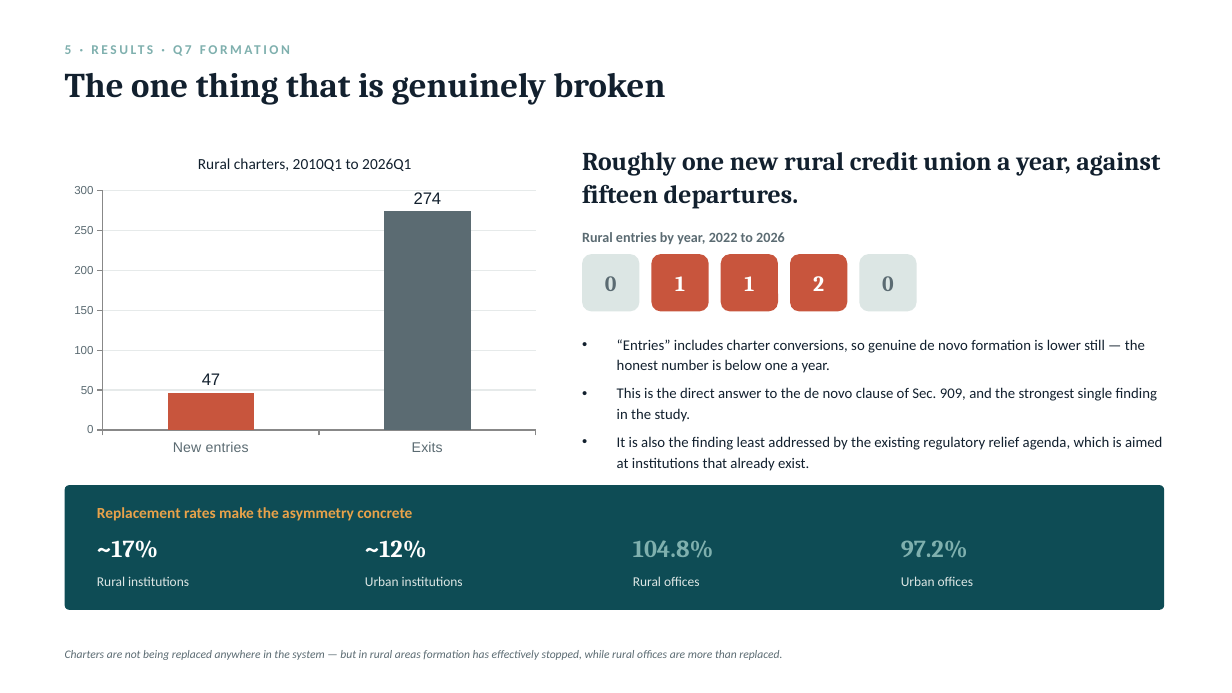
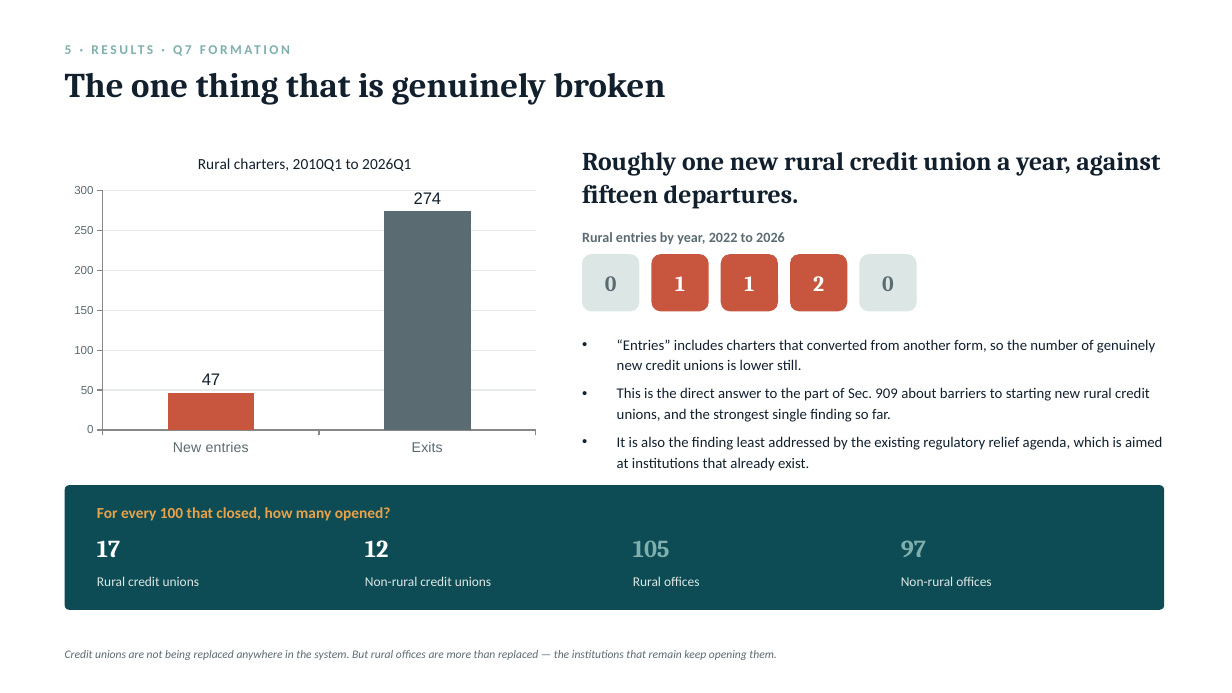
Before and after one commit to saurabhcdatta/Rural-Credit-Unions, a slide deck: slide 16 of Rural.pptx. Drawn at 1232x693 pixels with LibreOffice and Linux fonts; fonts in the diff are those of the drawing. Boxes give left, top, right and bottom in pixels: in the first picture for what was removed or moved away, otherwise in the second. Text is boxed around its words. In the diff, an @@ line names an element or a change of style, - is before the commit and + after.

```diff
--- a/Rural.pptx
+++ b/Rural.pptx
@@ text at bbox=[617, 339, 1155, 422]: text changed @@
-• “Entries” includes charter conversions, so genuine de novo formation is lower still — the honest number is below one a year.
-• This is the direct answer to the de novo clause of Sec. 909, and the strongest single finding in the study.
+• “Entries” includes charters that converted from another form, so the number of genuinely new credit unions is lower still.
+• This is the direct answer to the part of Sec. 909 about barriers to starting new rural credit unions, and the strongest single finding so far.
@@ text at bbox=[97, 507, 391, 521]: text changed @@
-Replacement rates make the asymmetry concrete
+For every 100 that closed, how many opened?
@@ text at bbox=[97, 540, 120, 557]: text changed @@
-~17%
+17
@@ text at bbox=[365, 540, 388, 557]: text changed @@
-~12%
+12
@@ text at bbox=[633, 540, 670, 557]: text changed @@
-104.8%
+105
@@ text at bbox=[901, 540, 926, 557]: text changed @@
-97.2%
+97
@@ text at bbox=[97, 576, 199, 586]: text changed @@
-Rural institutions
+Rural credit unions
@@ text at bbox=[365, 576, 491, 586]: text changed @@
-Urban institutions
+Non-rural credit unions
@@ text at bbox=[901, 576, 991, 586]: text changed @@
-Urban offices
+Non-rural offices
@@ text at bbox=[65, 650, 776, 660]: text changed @@
-Charters are not being replaced anywhere in the system — but in rural areas formation has effectively stopped, while rural offices are more than replaced.
+Credit unions are not being replaced anywhere in the system. But rural offices are more than replaced — the institutions that remain keep opening them.
```
Also in this commit, not shown: 8 other slides changed.
